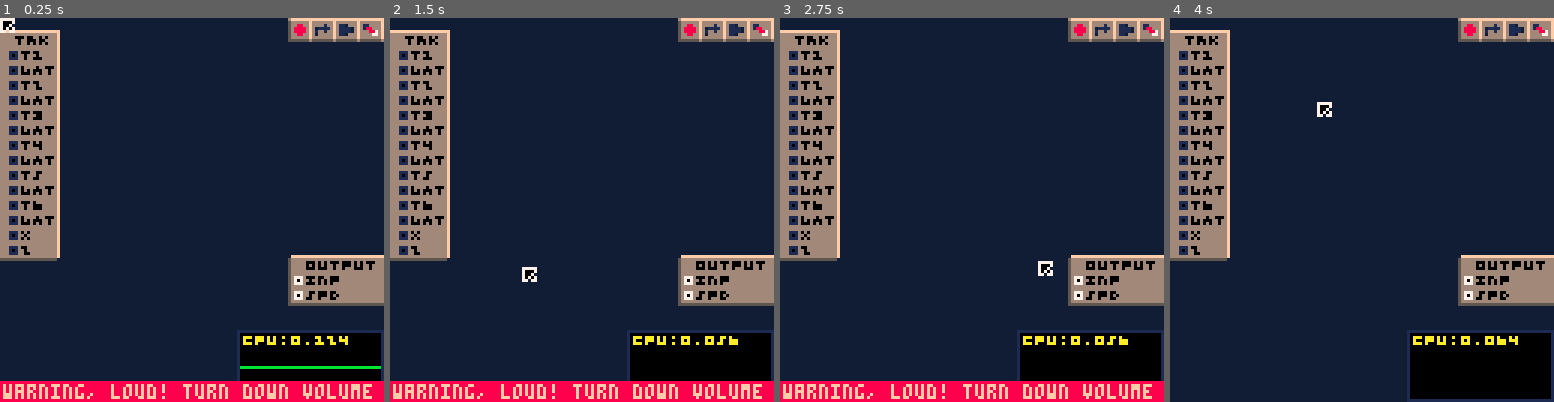
Above: before the commit, frames 1-4 (left to right).
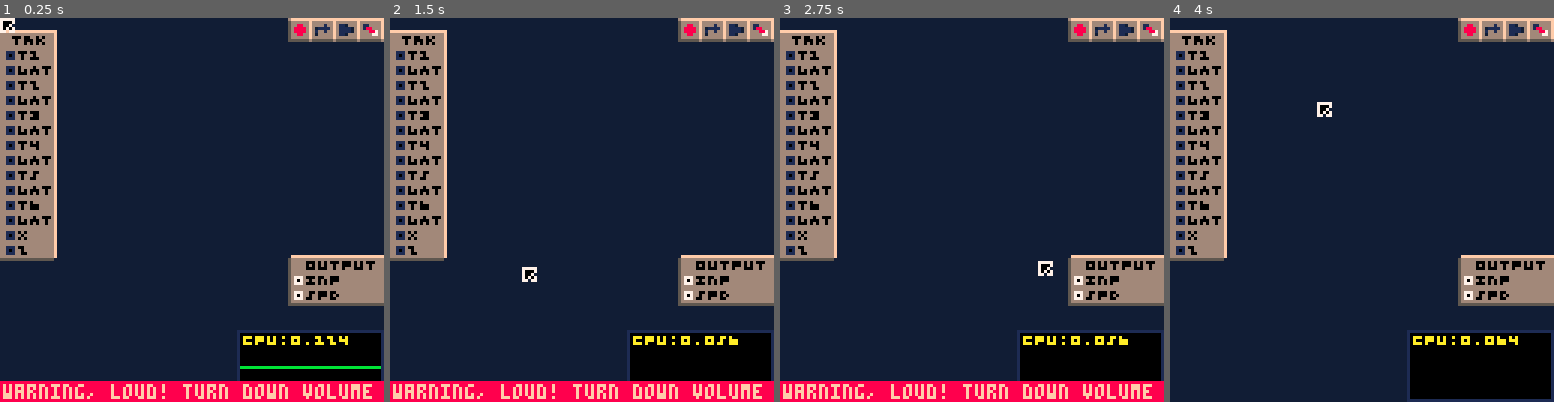
Above: after the commit, the same moments.

Repository: waporwave2/WWModular
Game: PICO-8 cartridge wwmodular.p8
Same seed, same stepped clock (60 frames per second), same inputs: the game is played once before the commit and once after it.
Inputs (mouse positions are in pixels of both pictures, inside the frame that each line leads up to):
- Up to frame 1 (0.25 s): no input
- Up to frame 2 (1.5 s): tap O (Z key) at 0.33, 0.7, 1.43 s; click (459, 121) at 0.67 s; tap X (X key) at 1.07 s; click (520, 267) at 1.22 s
- Up to frame 3 (2.75 s): click (975, 114) at 1.77 s; hold Left 1.97-2.37 s; tap X (X key) at 2.07, 2.4, 2.73 s; tap O (Z key) at 2.22 s; click (1037, 259) at 2.32 s; hold Down from 2.42 s (still down)
- Up to frame 4 (4 s): release Down at 2.82 s; click (1492, 106) at 2.87 s; hold Right 2.87-3.53 s; tap X (X key) at 3.07, 3.4, 3.73 s; tap O (Z key) at 3.1, 3.98 s; click (1254, 256) at 3.42 s; hold Up from 3.58 s (still down); click (1315, 102) at 3.97 s

The runs differ from the first frame. In frame 1, 3.1% of the frame differs, in the area x 1-16%, y 3-64%; in frame 2, 3.1%; in frame 3, 3.1%; in frame 4, 3.1%.

Commit message:
wirex: save tokens

Diff:
--- a/modules.lua
+++ b/modules.lua
@@ -199,10 +199,7 @@
       end
     elseif num>1 then
       for _=0,1 do
-        local ix=wirex(self,3,#self.iname)
-        if ix>0then
-          delwire(ix)
-        end
+        delwire(wirex(self,3,#self.iname))
         -- old inputs stick around in memory, but will be reset when re-added
         deli(self.iname)
         deli(self.iname_user)
@@ -226,7 +223,7 @@
   name="\-vtrk",
   ungrabable=true,
   undeletable=true,
-  x=-15,
+  x=-16,
   y=5,
   iname={},
   oname=split"1,7,2,8,3,9,4,10,5,11,6,12,btx,btz", --careful; can't call btx just "x" or it will overwrite position data!
--- a/util.lua
+++ b/util.lua
@@ -23,15 +23,14 @@
 
 -- get wire index the connects to a module
 -- p: whether to search the start of the wire (p=1) or the end (p=3)
--- b: which input/output index to find. b=-1 for any
+-- b: which input/output index to find. b=nil for any
 function wirex(mod,p,b)
   -- assert(p==1 or p==3)
   for ix,wire in ipairs(wires) do
-    if wire[p]==mod and (b==-1or wire[4]==b) then
+    if wire[p]==mod and (not b or wire[4]==b) then
       return ix
     end
   end
-  return -1
 end
 
 function moduleclick()
@@ -43,7 +42,7 @@
           -- ipix = "in port index"
           if iocollide(mx,my,mod,ipix,conin) then
             local wix=wirex(mod,3,ipix)
-            if wix>0 then
+            if wix then
               concol=wires[wix][5]
               con=wires[wix][1]
               conid=wires[wix][2]
@@ -96,10 +95,7 @@
         if not conin then
           for ipix=1,#mod.iname do
             if iocollide(mx,my,mod,ipix,true) then
-              local wix=wirex(mod,3,ipix)
-              if wix>0 then
-                delwire(wix)
-              end
+              delwire(wirex(mod,3,ipix))
               addwire{con,conid,mod,ipix,concol}
 
 
@@ -138,17 +134,13 @@
   local mod=modules[selectedmod]
   if not mod.undeletable then
     repeat
-      local wix=wirex(mod,3,-1)
-      if wix>0then
-        delwire(wix)
-      end
-    until wix==-1
+      local wix=wirex(mod,3)
+      delwire(wix)
+    until not wix
     repeat
-      local wix=wirex(mod,1,-1)
-      if wix>0then
-        delwire(wix)
-      end
-    until wix==-1
+      local wix=wirex(mod,1)
+      delwire(wix)
+    until not wix
     deli(modules,selectedmod)
   end
 end
@@ -174,12 +166,14 @@
   add(wires,wire)
 end
 
--- tokens: could ignore nil here, and return nil from wirex()
+-- id may be nil
 -- delete the wire and reset the input address
 function delwire(id)
   local wire = wires[id]
-  local tomod,toport = wire[3],wire[4]
-  local toname=tomod.iname[toport]
-  tomod[toname]=0 --set address to 0 (mem[0] is always 0)
-  deli(wires,id)
+  if wire then
+    local tomod,toport = wire[3],wire[4]
+    local toname=tomod.iname[toport]
+    tomod[toname]=0 --set address to 0 (mem[0] is always 0)
+    deli(wires,id)
+  end
 end
